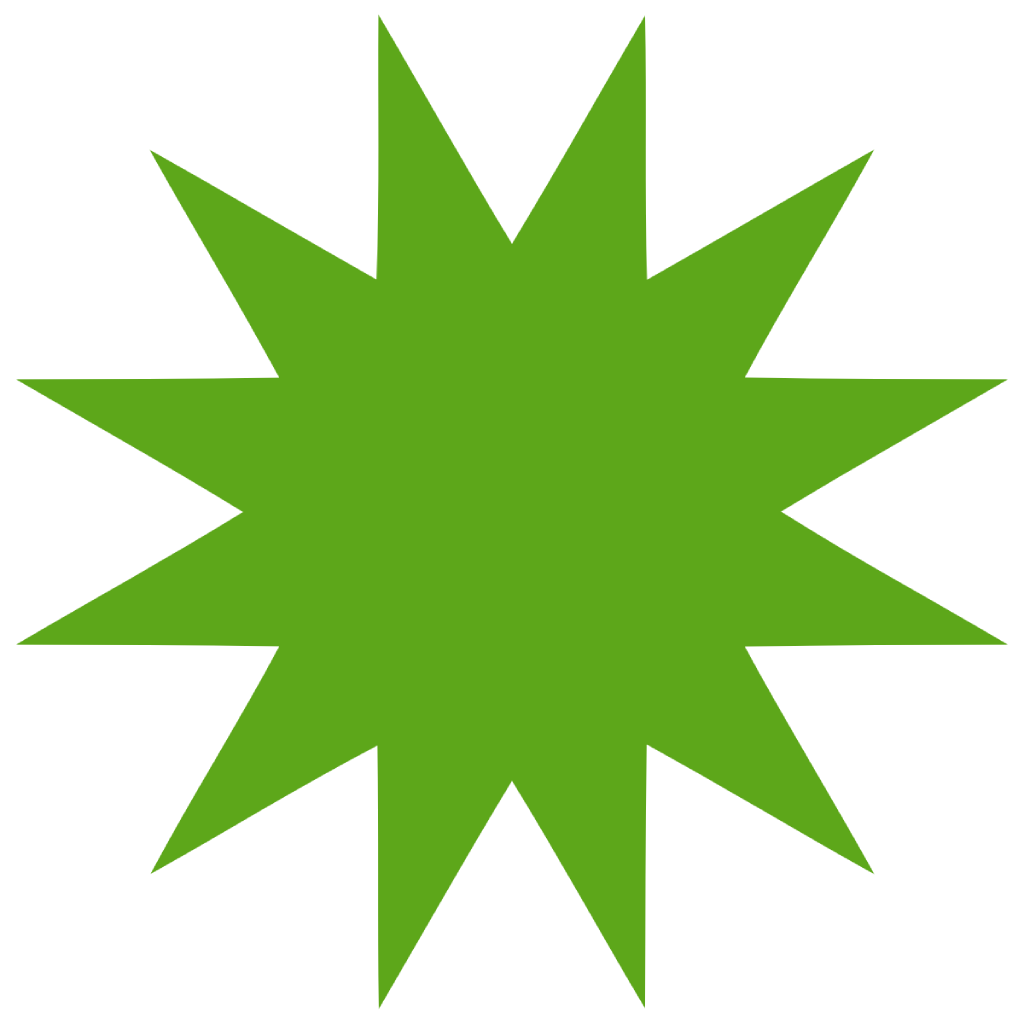
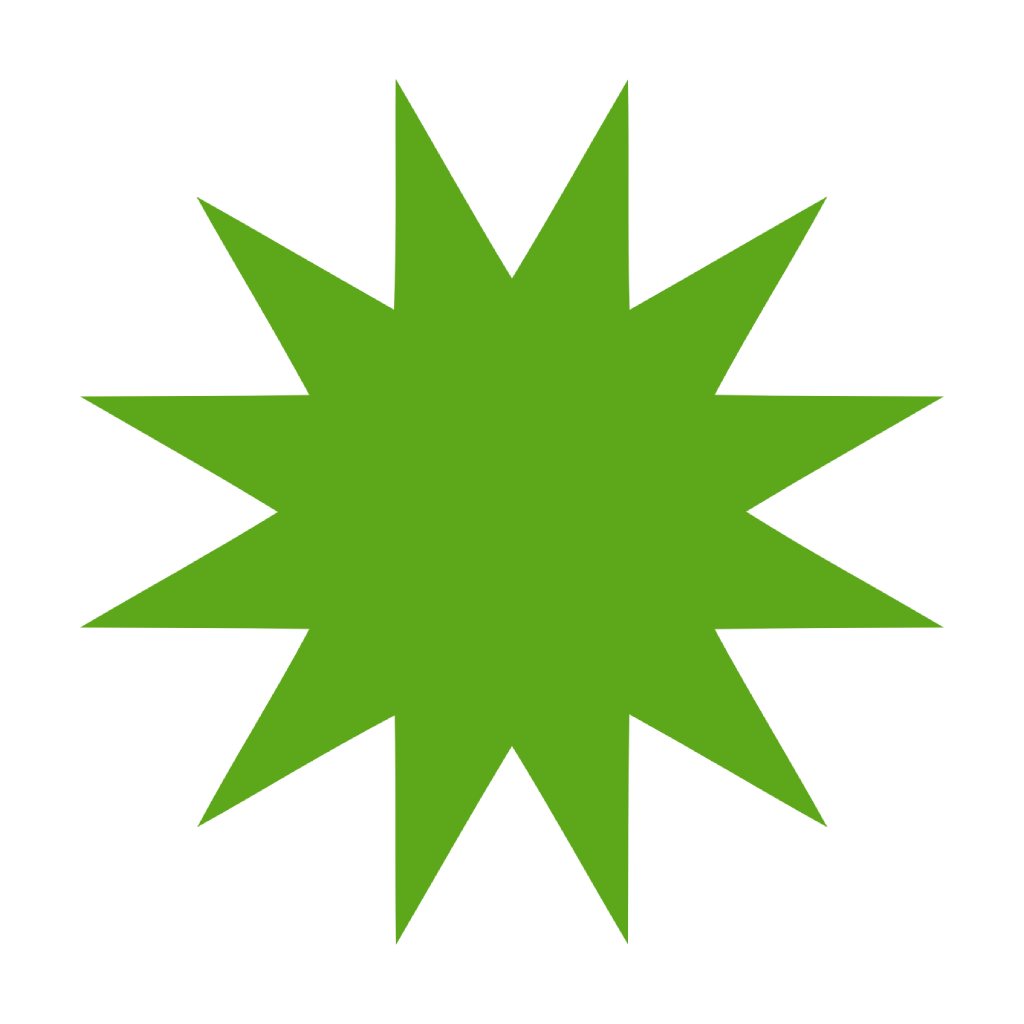
Layer changes from the first w=1024, h=1024 image to the second:
painted on "destiny" over [16, 14, 1008, 1010]
added layer "Layer 1" over [16, 14, 1008, 1010]
